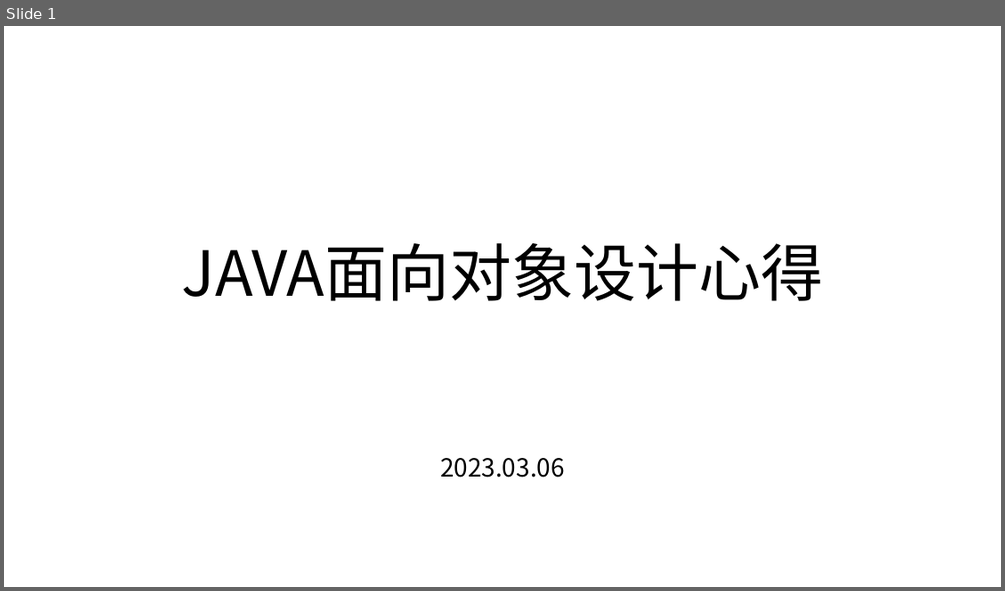
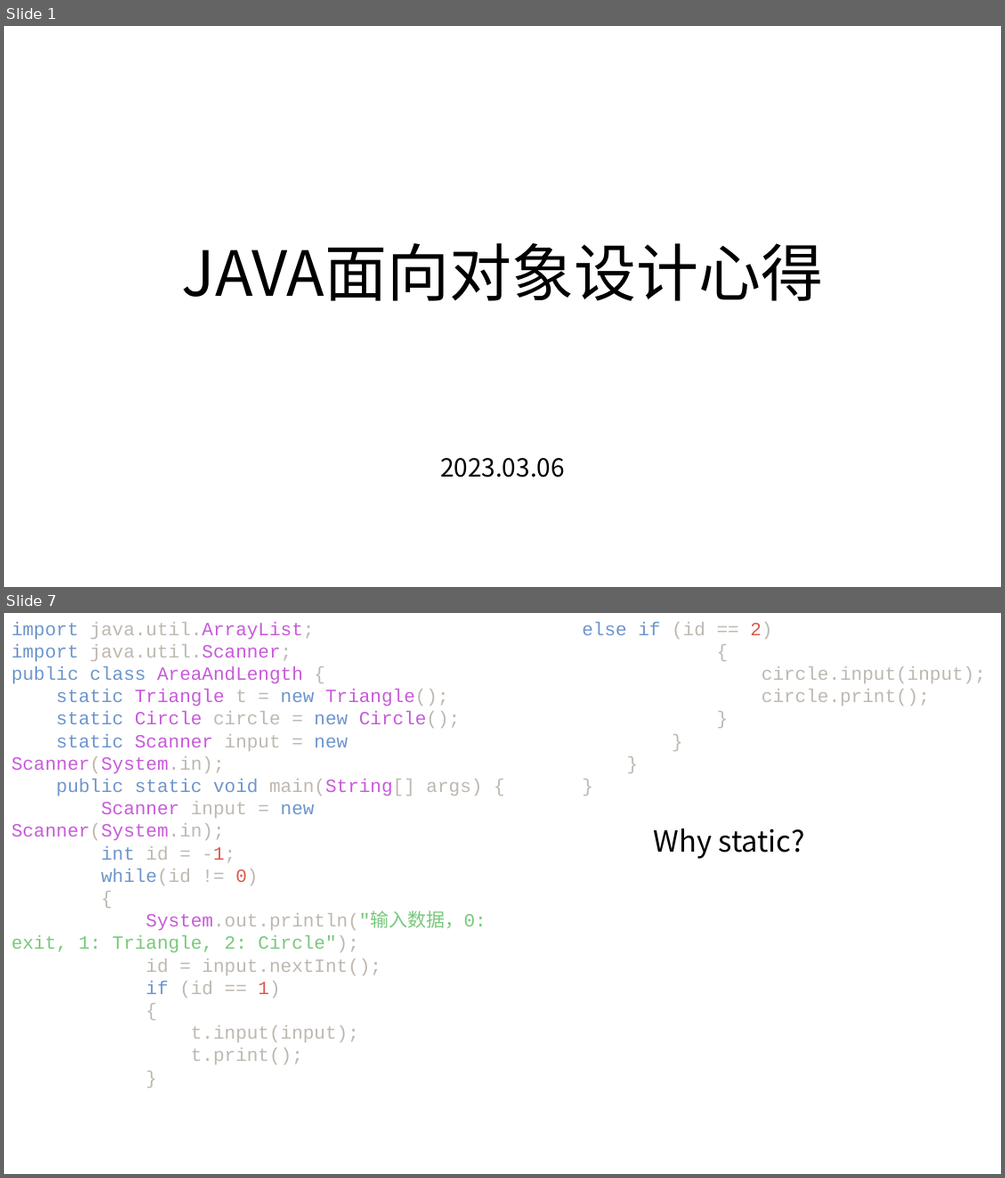
Before and after one commit to lxl66566/my-college-files, a slide deck: 编程有关/java/java1.pptx. Shown one above the other, each under a label of ours: slide 1 before the commit, slides 1 and 7 after it; the slides between them are not shown. The pictures are 1005x591 and 1005x1178 pixels, drawn with LibreOffice and Linux fonts; fonts in the diff are those of the drawing. Boxes give left, top, right and bottom in pixels: in the first picture for what was removed or moved away, otherwise in the second. Text is boxed around its words. In the diff, an @@ line names an element or a change of style, - is before the commit and + after.

```diff
--- a/编程有关/java/java1.pptx
+++ b/编程有关/java/java1.pptx
@@ slide 7 added at [4,613,1001,1174], background #FFFFFF @@
@@ text added at [11,622,485,1064], 18 pt, text #BEB8B0 @@
+import java.util.ArrayList;
+import java.util.Scanner;
+public class AreaAndLength {
+static Triangle t = new Triangle();
+static Circle circle = new Circle();
+static Scanner input = new Scanner(System.in);
+public static void main(String[] args) {
+Scanner input = new Scanner(System.in);
+int id = -1;
+while(id != 0)
+{
+System.out.println("输入数据，0: exit, 1: Triangle, 2: Circle");
+id = input.nextInt();
+if (id == 1)
+{
+t.input(input);
+t.print();
+}
@@ text added at [582,622,986,706], 18 pt, text #BEB8B0 @@
+else if (id == 2)
+{
+circle.input(input);
+circle.print();
+}
+}
+}
+}
@@ text added at [654,828,805,859], 28 pt, text #000000 @@
+Why static?
```
Also in this commit, not shown: 4 slides changed, 4 other slides added, 2 slides removed, 26 other files.
